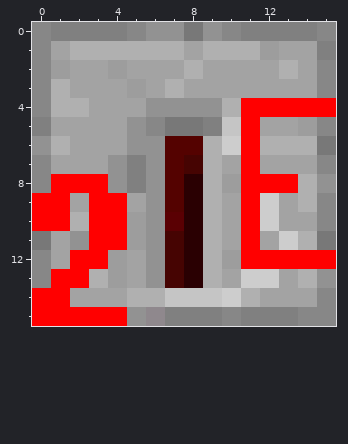
Pixel-art sprite: src/com/creadri/lazyroaddesigner/img/93.5.png. Above, as it was before the edit.
The file is 16x16 pixels. Colours within 5 levels of each other are drawn and written as one.
Once edited:
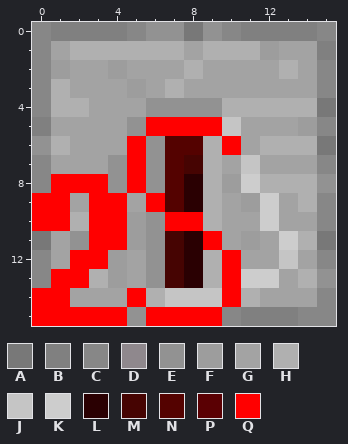
Palette (. is transparent): A #787878  B #808080  C #878787  D #8f888d  E #929292  F #9d9d9d  G #a3a3a3  H #b0b0b0  J #c5c5c5  K #cdcdcd  L #2a0002  M #460402  N #540200  P #5a0003  Q #ff0000
Change:
@@ x 0..15 @@
  3 CHGGGFGHGGGGGGGC
- 4 CHHGGGEEEEHQQQQQ
- 5 BGGGGECAABJQGGFC
- 6 EHGGGEENNHKQHHHA
- 7 CGGGEBENMHGQGGGC
- 8 CQQQEBENLHFQQQHE
- 9 QQGQQGENLHGQKGHC
-10 QQHQQFEPLHGQKGGC
-11 AGEQQFEMLHGQGKHA
-12 CGQQFGEMLHFQQQQQ
-13 CQQHFGEMLHGKKGHE
-14 QQGGGHHJJJKHGGGC
-15 QQQQQEDBBBCBBBCC
+ 4 CHHGGGEEEEHHHHHA
+ 5 BGGGGEQQQQJGGGFC
+ 6 EHGGGQENNHQGHHHA
+ 7 CGGGEQENMHGJGGGC
+ 8 CQQQEQENLHFKHHHE
+ 9 QQGQQGQNLHGFKGHC
+10 QQHQQFEQQHGGKGGC
+11 AGEQQFEMLQGFGKHA
+12 CGQQFGEMLHQGGJGC
+13 CQQHFGEMLHQKKGHE
+14 QQGGGQHJJJQHGGGC
+15 QQQQQEQQQQCBBBCC
Pixel boxes of the changes (left, top, right, bottom) in both pictures:
changed: (127, 98, 336, 326)
